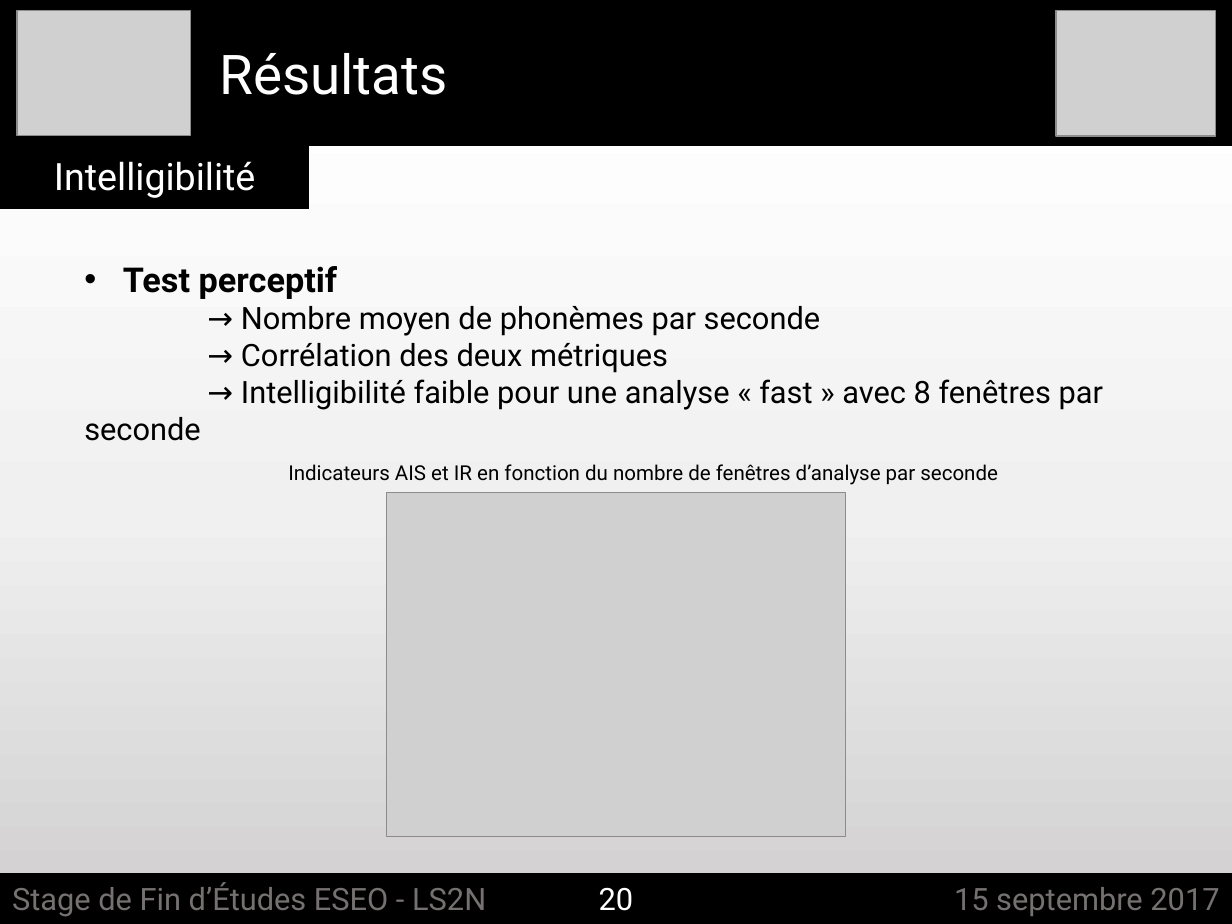
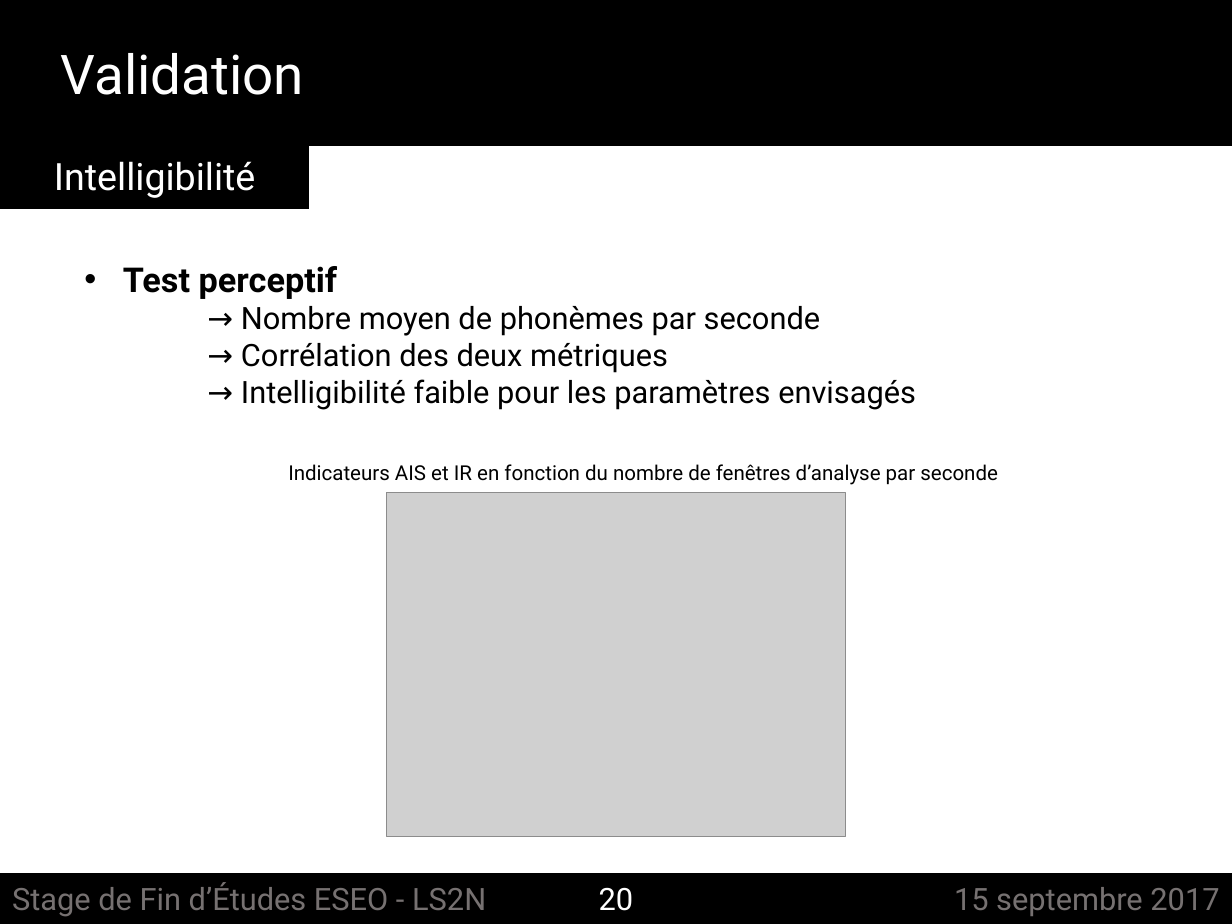
Before and after one commit to felixgontier/int-report, a slide deck: slide 20 of Soutenance_ESEO.pptx. Drawn at 1232x924 pixels with LibreOffice and Linux fonts; fonts in the diff are those of the drawing; grey boxes stand for pictures. Boxes give left, top, right and bottom in pixels: in the first picture for what was removed or moved away, otherwise in the second. Text is boxed around its words. In the diff, an @@ line names an element or a change of style, - is before the commit and + after.

```diff
--- a/Soutenance_ESEO.pptx
+++ b/Soutenance_ESEO.pptx
@@ background gradient #FFFFFF to #F0F0F0 to #D0CECE to #FFFFFF @@
@@ picture removed at [17,11,191,136] @@
@@ picture removed at [1056,11,1215,137] @@
@@ text added at [61,53,304,95], 32 pt, text #FFFFFF @@
+Validation
@@ text removed at [219,53,447,95] @@
-Résultats
@@ text at [241,379,916,410]: text changed @@
-→ Intelligibilité faible pour une analyse « fast » avec 8 fenêtres par seconde
+→ Intelligibilité faible pour les paramètres envisagés
```
Also in this commit, not shown: 21 other slides changed, 1 slide added, 1 slide removed, 2 other files.
